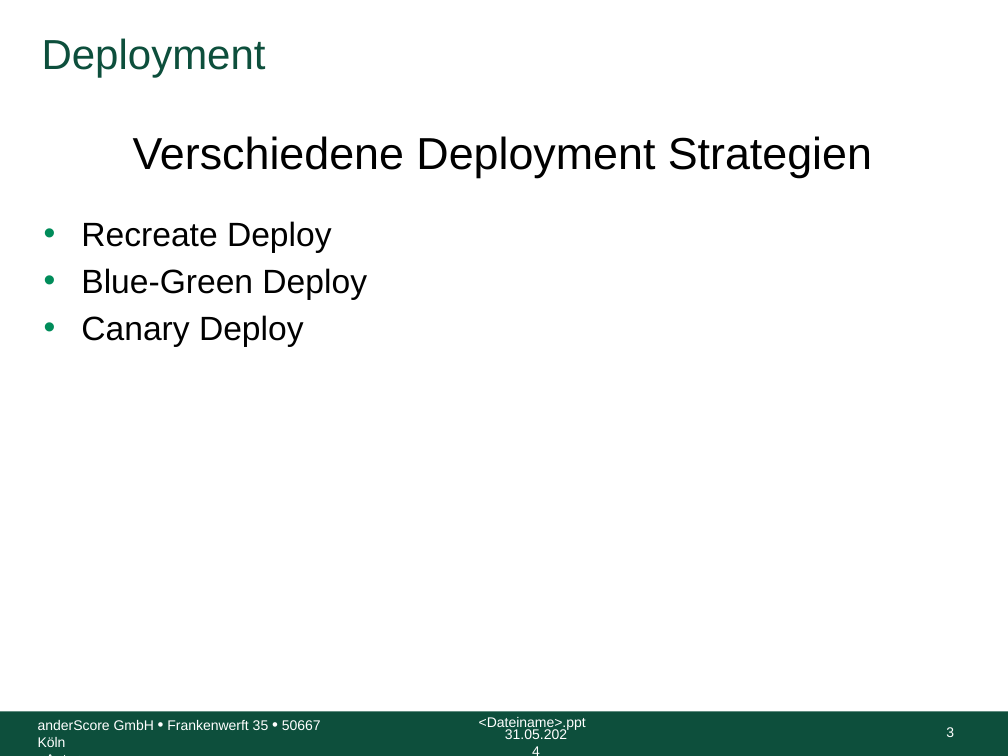
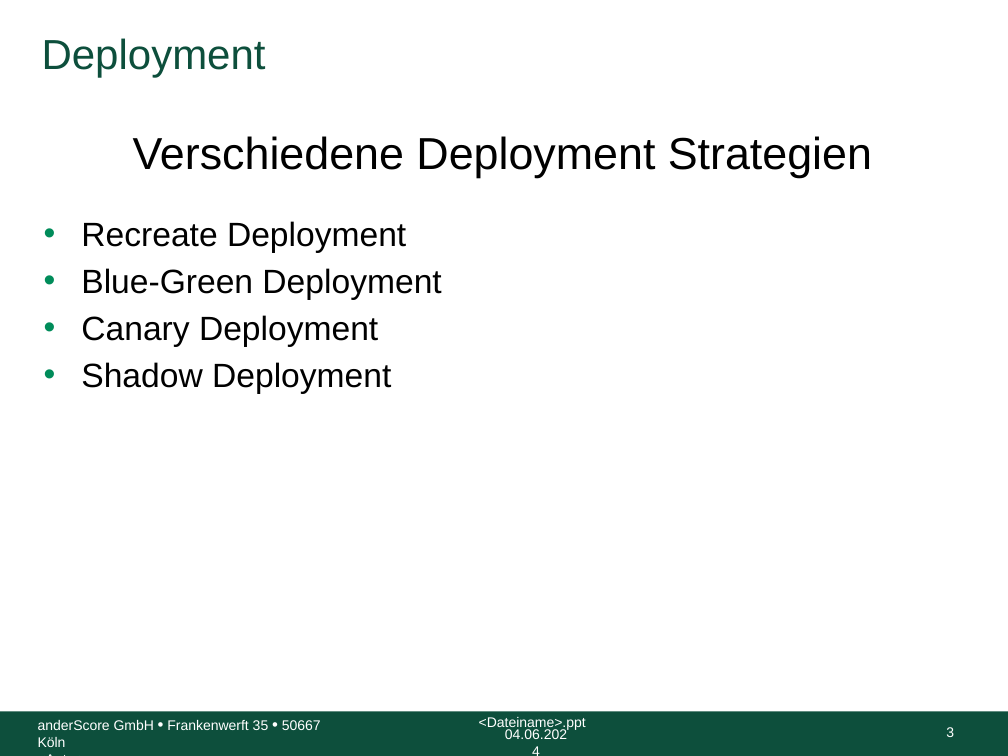
Before and after one commit to anderscore-gmbh/gitlab, a slide deck: slide 3 of slides/Tag-3_4-Deployment-Strategien.pptx. Drawn at 1008x756 pixels with LibreOffice and Linux fonts; fonts in the diff are those of the drawing; background and template pictures are left out. Boxes give left, top, right and bottom in pixels: in the first picture for what was removed or moved away, otherwise in the second. Text is boxed around its words. In the diff, an @@ line names an element or a change of style, - is before the commit and + after.

Commit message:
Docker Registry Deployment Strategien

```diff
--- a/slides/Tag-3_4-Deployment-Strategien.pptx
+++ b/slides/Tag-3_4-Deployment-Strategien.pptx
@@ text at [81,221,441,394]: text changed @@
-• Recreate Deploy
-• Blue-Green Deploy
-• Canary Deploy
+• Recreate Deployment
+• Blue-Green Deployment
+• Canary Deployment
+• Shadow Deployment
@@ text at [505,729,567,739]: text changed @@
-31.05.2024
+04.06.2024
```
Also in this commit, not shown: 7 other slides changed, 3 slides added, 5 other files.
